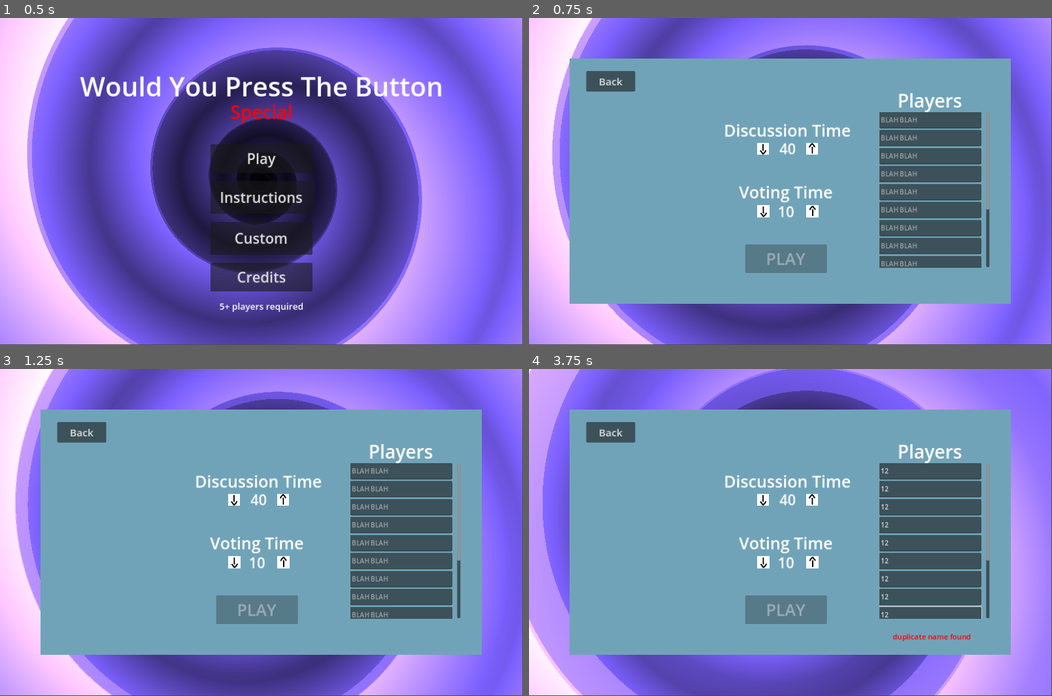
Above: before the commit, frames 1-4 (two rows, left to right).
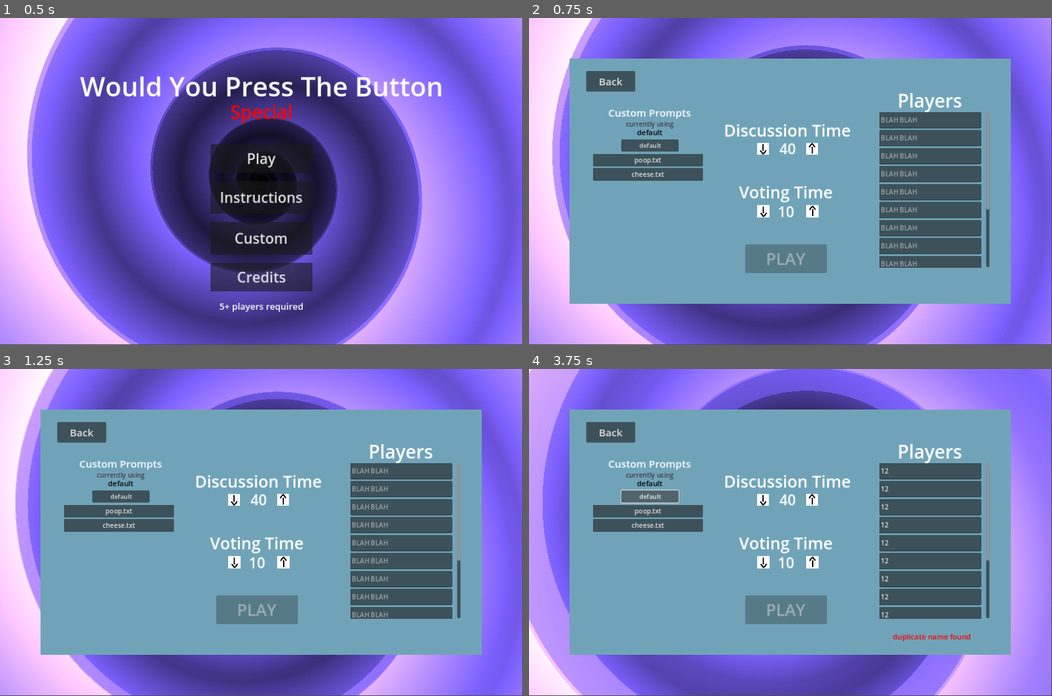
Above: after the commit, the same moments.

Repository: Beepered/WouldYouPressTheButton-Special
Game: Godot game, scene res://scenes/game_manager.tscn
Two runs of this game, one before a commit and one after it. Both use one fixed random seed, a clock stepped at 60 frames per second and the inputs below.
Inputs (mouse positions are in pixels of both pictures, inside the frame that each line leads up to):
- Up to frame 1 (0.5 s): no input
- Up to frame 2 (0.75 s): click "Play" at 0.5 s
- Up to frame 3 (1.25 s): no input
- Up to frame 4 (3.75 s): click (931, 470) at 1.27 s; type "12" at 1.35 s; click (931, 489) at 1.5 s; type "12" at 1.58 s; click (931, 506) at 1.73 s; type "12" at 1.82 s; click (931, 525) at 2.02 s; type "12" at 2.1 s; click (931, 542) at 2.25 s; type "12" at 2.33 s; click (931, 561) at 2.48 s; type "12" at 2.57 s; click (931, 578) at 2.77 s; type "12" at 2.85 s; click (931, 597) at 3 s; type "12" at 3.08 s; click (931, 614) at 3.23 s; type "12" at 3.32 s; click (649, 496) at 3.5 s, where only the run after the commit has a clickable "default"

Frame 1 is identical in both runs. In frame 2, 2.4% of the frame differs, in the area x 12-34%, y 28-50%; in frame 3, 2.4%; in frame 4, 2.5%, in the area x 12-87%, y 28-77%.

Commit message:
settings menu script, testing showing custom prompts

Diff:
--- a/wouldyoupressthebutton-special/prefabs/background.tscn
+++ b/wouldyoupressthebutton-special/prefabs/menu/background.tscn
@@ -1,7 +1,7 @@
 [gd_scene load_steps=5 format=3 uid="uid://tcc1u6bbctds"]
 
 [ext_resource type="Script" path="res://scripts/background.gd" id="1_4ryoy"]
-[ext_resource type="PackedScene" uid="uid://j2bolesia06k" path="res://prefabs/background_obj.tscn" id="2_aekbl"]
+[ext_resource type="PackedScene" uid="uid://j2bolesia06k" path="res://prefabs/menu/background_obj.tscn" id="2_aekbl"]
 [ext_resource type="Shader" path="res://shaders/spiral.gdshader" id="3_8hk8y"]
 
 [sub_resource type="ShaderMaterial" id="ShaderMaterial_1jmgw"]
--- a/wouldyoupressthebutton-special/prefabs/custom_item.tscn
+++ b/wouldyoupressthebutton-special/prefabs/menu/custom_item.tscn
@@ -21,7 +21,7 @@
 grow_vertical = 2
 theme_override_colors/font_color = Color(0, 0, 0, 1)
 theme_override_font_sizes/font_size = 22
-text = "the one about the mouse who ate the cookie"
+text = "name"
 vertical_alignment = 1
 text_overrun_behavior = 1
 
--- a/wouldyoupressthebutton-special/scenes/PlayScene.tscn
+++ b/wouldyoupressthebutton-special/scenes/PlayScene.tscn
@@ -1,8 +1,8 @@
 [gd_scene load_steps=13 format=3 uid="uid://bxed8hhwxeufi"]
 
-[ext_resource type="PackedScene" uid="uid://c3fiwj01jj0ip" path="res://prefabs/prompt_reader.tscn" id="1_mfmib"]
+[ext_resource type="PackedScene" uid="uid://c3fiwj01jj0ip" path="res://prefabs/play/prompt_reader.tscn" id="1_mfmib"]
 [ext_resource type="Script" path="res://scripts/play/play_controller.gd" id="1_o8j0k"]
-[ext_resource type="PackedScene" uid="uid://db432jeviyawg" path="res://prefabs/tiddle.tscn" id="3_qt80k"]
+[ext_resource type="PackedScene" uid="uid://db432jeviyawg" path="res://prefabs/play/tiddle.tscn" id="3_qt80k"]
 [ext_resource type="Script" path="res://scripts/play/game_end.gd" id="4_aeehb"]
 
 [sub_resource type="StyleBoxFlat" id="StyleBoxFlat_cwot8"]
--- a/wouldyoupressthebutton-special/scenes/custom_selection.tscn
+++ b/wouldyoupressthebutton-special/scenes/custom_selection.tscn
@@ -2,7 +2,7 @@
 
 [ext_resource type="Script" path="res://scripts/custom/custom_selection.gd" id="1_ajl7c"]
 [ext_resource type="Script" path="res://scripts/custom/create.gd" id="1_k86w4"]
-[ext_resource type="PackedScene" uid="uid://capggth7ryx3d" path="res://prefabs/custom_item.tscn" id="3_eddu3"]
+[ext_resource type="PackedScene" uid="uid://capggth7ryx3d" path="res://prefabs/menu/custom_item.tscn" id="3_eddu3"]
 
 [sub_resource type="Theme" id="Theme_wda7e"]
 
--- a/wouldyoupressthebutton-special/scenes/game_manager.tscn
+++ b/wouldyoupressthebutton-special/scenes/game_manager.tscn
@@ -1,7 +1,7 @@
 [gd_scene load_steps=5 format=3 uid="uid://dsb7325dtghfx"]
 
 [ext_resource type="Script" path="res://scripts/game_manager.gd" id="1_qkb3a"]
-[ext_resource type="PackedScene" uid="uid://tcc1u6bbctds" path="res://prefabs/background.tscn" id="2_7lbhr"]
+[ext_resource type="PackedScene" uid="uid://tcc1u6bbctds" path="res://prefabs/menu/background.tscn" id="2_7lbhr"]
 [ext_resource type="PackedScene" uid="uid://bdyqluc1cfnb8" path="res://scenes/main_menu.tscn" id="2_j6v0a"]
 [ext_resource type="PackedScene" uid="uid://bxed8hhwxeufi" path="res://scenes/PlayScene.tscn" id="3_okk28"]
 
--- a/wouldyoupressthebutton-special/scenes/main_menu.tscn
+++ b/wouldyoupressthebutton-special/scenes/main_menu.tscn
@@ -1,10 +1,13 @@
-[gd_scene load_steps=9 format=3 uid="uid://bdyqluc1cfnb8"]
+[gd_scene load_steps=11 format=3 uid="uid://bdyqluc1cfnb8"]
 
 [ext_resource type="Script" path="res://scripts/menu/main_menu.gd" id="1_77ssq"]
 [ext_resource type="PackedScene" uid="uid://bnt4e3i3svop0" path="res://scenes/custom_selection.tscn" id="2_qn2u8"]
 [ext_resource type="Texture2D" uid="uid://dve4ik6nav6mk" path="res://sprites/arrow.png" id="3_8h1ks"]
+[ext_resource type="Script" path="res://scripts/menu/settingsMenu.gd" id="3_mpylp"]
 [ext_resource type="Script" path="res://scripts/menu/discussSettingArrow.gd" id="4_flmkl"]
 [ext_resource type="Script" path="res://scripts/menu/voteSettingArrow.gd" id="4_ntwn2"]
+
+[sub_resource type="Theme" id="Theme_32jrn"]
 
 [sub_resource type="FontVariation" id="FontVariation_jeu8t"]
 
@@ -127,7 +130,7 @@
 horizontal_alignment = 1
 
 [node name="Settings" type="CanvasLayer" parent="."]
-visible = false
+script = ExtResource("3_mpylp")
 
 [node name="Background" type="ColorRect" parent="Settings"]
 anchors_preset = 8
@@ -151,6 +154,80 @@
 offset_bottom = 180.0
 theme_override_font_sizes/font_size = 25
 text = "Back"
+
+[node name="UseCustom" type="Label" parent="Settings"]
+offset_left = 194.0
+offset_top = 213.0
+offset_right = 396.0
+offset_bottom = 248.0
+theme_override_font_sizes/font_size = 25
+text = "Custom Prompts"
+horizontal_alignment = 1
+vertical_alignment = 1
+
+[node name="currently using" type="Label" parent="Settings/UseCustom"]
+layout_mode = 1
+anchors_preset = 8
+anchor_left = 0.5
+anchor_top = 0.5
+anchor_right = 0.5
+anchor_bottom = 0.5
+offset_left = -58.5
+offset_top = 16.5
+offset_right = 58.5
+offset_bottom = 39.5
+grow_horizontal = 2
+grow_vertical = 2
+theme_override_colors/font_color = Color(0.237539, 0.237539, 0.237539, 1)
+text = "currently using"
+
+[node name="choice name" type="Label" parent="Settings/UseCustom"]
+layout_mode = 1
+anchors_preset = 5
+anchor_left = 0.5
+anchor_right = 0.5
+offset_left = -115.0
+offset_top = 54.0
+offset_right = 115.0
+offset_bottom = 80.0
+grow_horizontal = 2
+theme_override_colors/font_color = Color(0, 0, 0, 1)
+theme_override_font_sizes/font_size = 18
+text = "default"
+horizontal_alignment = 1
+vertical_alignment = 1
+
+[node name="choose default" type="Button" parent="Settings/UseCustom"]
+layout_mode = 1
+anchors_preset = 5
+anchor_left = 0.5
+anchor_right = 0.5
+offset_left = -70.0
+offset_top = 84.0
+offset_right = 70.0
+offset_bottom = 114.0
+grow_horizontal = 2
+theme_override_font_sizes/font_size = 15
+text = "default"
+
+[node name="ScrollContainer" type="ScrollContainer" parent="Settings/UseCustom"]
+layout_mode = 1
+anchors_preset = 8
+anchor_left = 0.5
+anchor_top = 0.5
+anchor_right = 0.5
+anchor_bottom = 0.5
+offset_left = -140.0
+offset_top = 100.5
+offset_right = 140.0
+offset_bottom = 420.5
+grow_horizontal = 2
+grow_vertical = 2
+theme = SubResource("Theme_32jrn")
+horizontal_scroll_mode = 0
+
+[node name="VBoxContainer" type="VBoxContainer" parent="Settings/UseCustom/ScrollContainer"]
+layout_mode = 2
 
 [node name="DiscussionTime" type="Label" parent="Settings"]
 anchors_preset = 5
@@ -620,6 +697,6 @@
 [connection signal="mouse_exited" from="Settings/VotingTime/decrease/Area2D" to="Settings/VotingTime/decrease" method="_on_area_2d_mouse_exited"]
 [connection signal="mouse_entered" from="Settings/VotingTime/increase/Area2D" to="Settings/VotingTime/increase" method="_on_area_2d_mouse_entered"]
 [connection signal="mouse_exited" from="Settings/VotingTime/increase/Area2D" to="Settings/VotingTime/increase" method="_on_area_2d_mouse_exited"]
-[connection signal="button_down" from="Settings/PlayButton" to="." method="_on_play_button_button_down"]
+[connection signal="button_down" from="Settings/PlayButton" to="Settings" method="_on_play_button_button_down"]
 [connection signal="button_down" from="Instructions/BackButton" to="." method="_on_back_button_button_down"]
 [connection signal="button_down" from="Credits/BackButton" to="." method="_on_back_button_button_down"]
--- a/wouldyoupressthebutton-special/scripts/custom/create.gd
+++ b/wouldyoupressthebutton-special/scripts/custom/create.gd
@@ -2,17 +2,18 @@
 
 func _on_save_pressed() -> void:
 	if($name.text):
-		var path = "res://prompts/" + $name.text
+		var path = "res://prompts/custom" + $name.text
 		var file = FileAccess.open(path,FileAccess.WRITE)
 		file.store_string($prompts.text)
 		file.close()
+		$"..".create_item($name.text)
 	else:
 		$warning.visible = true
 		await get_tree().create_timer(1.0).timeout
 		$warning.visible = false
 
 func _load_path(path):
-	var file = FileAccess.open("res://prompts/" + path, FileAccess.READ)
+	var file = FileAccess.open("res://prompts/custom" + path, FileAccess.READ)
 	if(file):
 		var content = file.get_as_text()
 		$name.text = path
--- a/wouldyoupressthebutton-special/scripts/custom/custom_item.gd
+++ b/wouldyoupressthebutton-special/scripts/custom/custom_item.gd
@@ -11,6 +11,7 @@
 	editPath.emit()
 
 func _on_delete_pressed() -> void:
-	var path = "res://prompts/" + pathName
+	print("delete cutosmsoifjiojioj")
+	var path = "res://prompts/custom" + pathName
 	DirAccess.remove_absolute(path)
 	queue_free()
--- a/wouldyoupressthebutton-special/scripts/custom/custom_selection.gd
+++ b/wouldyoupressthebutton-special/scripts/custom/custom_selection.gd
@@ -10,6 +10,7 @@
 func _ready() -> void:
 	choiceMenu.visible = true
 	createMenu.visible = false
+	fill_choices()
 
 func _on_create_select_pressed() -> void:
 	choiceMenu.visible = false
@@ -26,7 +27,19 @@
 	queue_free()
 
 @export var customItem: PackedScene
-func createPath(pathName):
+func create_item(pathName):
 	var item = customItem.instantiate()
 	item.pathName = pathName
 	$"choice menu/ScrollContainer/VBoxContainer".add_child(item)
+
+func fill_choices():
+	var dir = DirAccess.open("res://prompts/custom")
+	if dir:
+		dir.list_dir_begin()
+		var file_name = dir.get_next()
+		while file_name != "":
+			if dir.current_is_dir():
+				print("Found directory: " + file_name)
+			else:
+				create_item(file_name)
+			file_name = dir.get_next()
--- a/wouldyoupressthebutton-special/scripts/menu/main_menu.gd
+++ b/wouldyoupressthebutton-special/scripts/menu/main_menu.gd
@@ -3,8 +3,6 @@
 signal beginPlay
 
 @export var customSelectionMenu: PackedScene
-
-@onready var playerNames = $Settings/NumPlayers/ScrollContainer/VBoxContainer.get_children()
 
 @onready var mainMenu = $Menu
 @onready var settings = $Settings
@@ -17,17 +15,11 @@
 	instructions.visible = false;
 	credits.visible = false;
 
-func _process(_delta: float) -> void:
-	$"Settings/DiscussionTime/time text".text = str(Global.discussTime)
-	$"Settings/VotingTime/time text".text = str(Global.voteTime)
-	if(checkNumPlayers() >= 5):
-		$Settings/PlayButton.disabled = false
-	else:
-		$Settings/PlayButton.disabled = true
-
+@export var customChoice: PackedScene
 func _on_setting_button_button_down() -> void:
 	mainMenu.visible = false
 	settings.visible = true;
+	settings.fill_custom_container()
 
 func _on_instructions_button_down() -> void:
 	mainMenu.visible = false
@@ -51,24 +43,3 @@
 	settings.visible = false;
 	credits.visible = false;
 	instructions.visible = false;
-
-func _on_play_button_button_down() -> void:
-	for player_name in playerNames:
-		if(player_name.text != ""):
-			Global.playerNames.push_back(player_name.text)
-	beginPlay.emit()
-
-@onready var warning = $Settings/NumPlayers/Warning
-func checkNumPlayers():
-	var count = 0
-	var nameList = []
-	for player_name in playerNames:
-		var name = player_name.text
-		if(name != ""):
-			if nameList.has(name):
-				warning.visible = true
-				return 0
-			count += 1
-		nameList.append(name)
-	warning.visible = false
-	return count
--- /dev/null
+++ b/wouldyoupressthebutton-special/scripts/menu/settingsMenu.gd
@@ -0,0 +1,51 @@
+extends CanvasLayer
+
+func _process(_delta: float) -> void:
+	$"DiscussionTime/time text".text = str(Global.discussTime)
+	$"VotingTime/time text".text = str(Global.voteTime)
+	if(checkNumPlayers() >= 5):
+		$PlayButton.disabled = false
+	else:
+		$PlayButton.disabled = true
+
+@onready var playerNames = $NumPlayers/ScrollContainer/VBoxContainer.get_children()
+@onready var warning = $NumPlayers/Warning
+func checkNumPlayers():
+	var count = 0
+	var nameList = []
+	for player_name in playerNames:
+		var name = player_name.text
+		if(name != ""):
+			if nameList.has(name):
+				warning.visible = true
+				return 0
+			count += 1
+		nameList.append(name)
+	warning.visible = false
+	return count
+
+func fill_custom_container():
+	var dir = DirAccess.open("res://prompts/custom")
+	if dir:
+		dir.list_dir_begin()
+		var file_name = dir.get_next()
+		while file_name != "":
+			if dir.current_is_dir():
+				print("Found directory: " + file_name)
+			else:
+				var b = Button.new()
+				b.text = file_name
+				b.set_custom_minimum_size(Vector2(270, 30))
+				b.pressed.connect(set_prompt_choice.bind(file_name))
+				$UseCustom/ScrollContainer/VBoxContainer.add_child(b)
+			file_name = dir.get_next()
+
+func set_prompt_choice(path):
+	$"UseCustom/choice name".text = path
+	Global.file_path = "res://prompts/custom" + path
+
+func _on_play_button_button_down() -> void:
+	for player_name in playerNames:
+		if(player_name.text != ""):
+			Global.playerNames.push_back(player_name.text)
+	$"..".beginPlay.emit()
Renamed: wouldyoupressthebutton-special/prefabs/background_obj.tscn -> wouldyoupressthebutton-special/prefabs/menu/background_obj.tscn
Renamed: wouldyoupressthebutton-special/prefabs/prompt_reader.tscn -> wouldyoupressthebutton-special/prefabs/play/prompt_reader.tscn
Renamed: wouldyoupressthebutton-special/prefabs/spiral.tscn -> wouldyoupressthebutton-special/prefabs/play/spiral.tscn
Renamed: wouldyoupressthebutton-special/prefabs/tiddle.tscn -> wouldyoupressthebutton-special/prefabs/play/tiddle.tscn
Not shown, added: wouldyoupressthebutton-special/prompts/custom/cheese.txt
Not shown, added: wouldyoupressthebutton-special/prompts/custom/poop.txt
Not shown, added: wouldyoupressthebutton-special/prompts/customdsaf
Not shown, added: wouldyoupressthebutton-special/prompts/customfafsd
